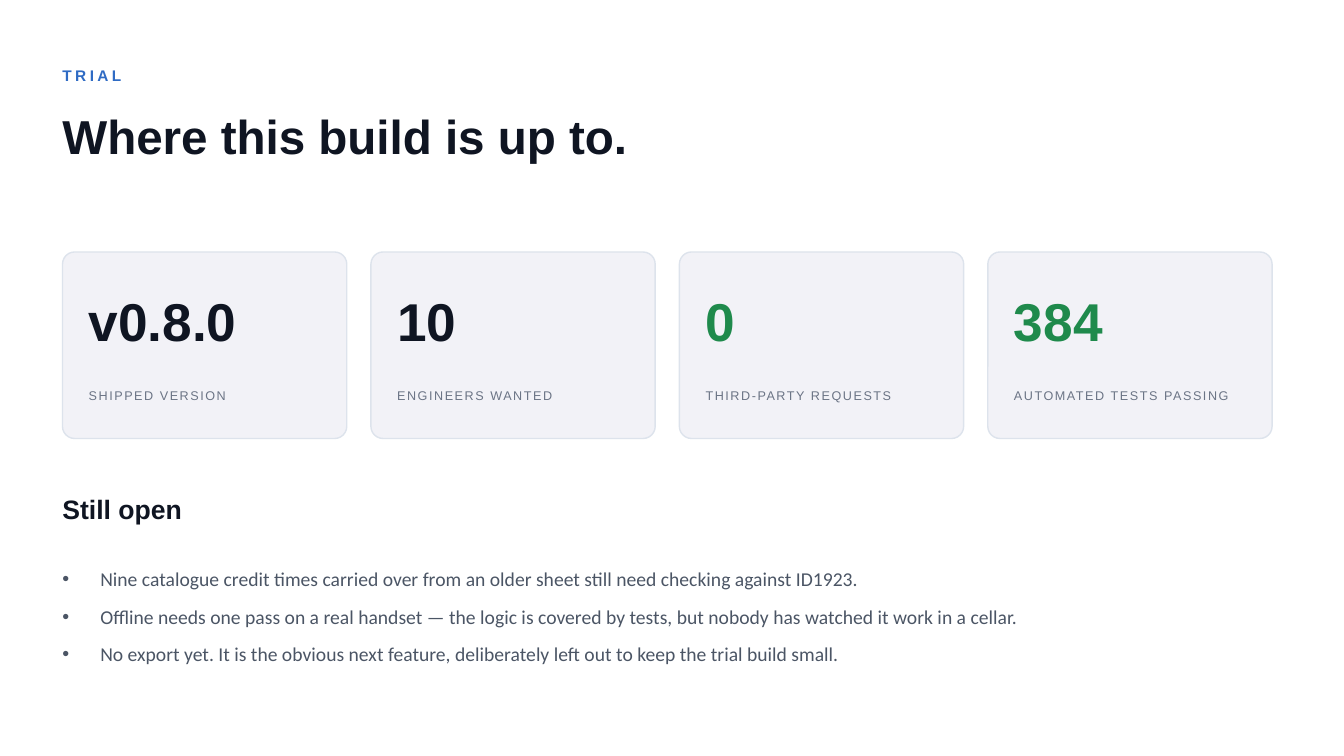
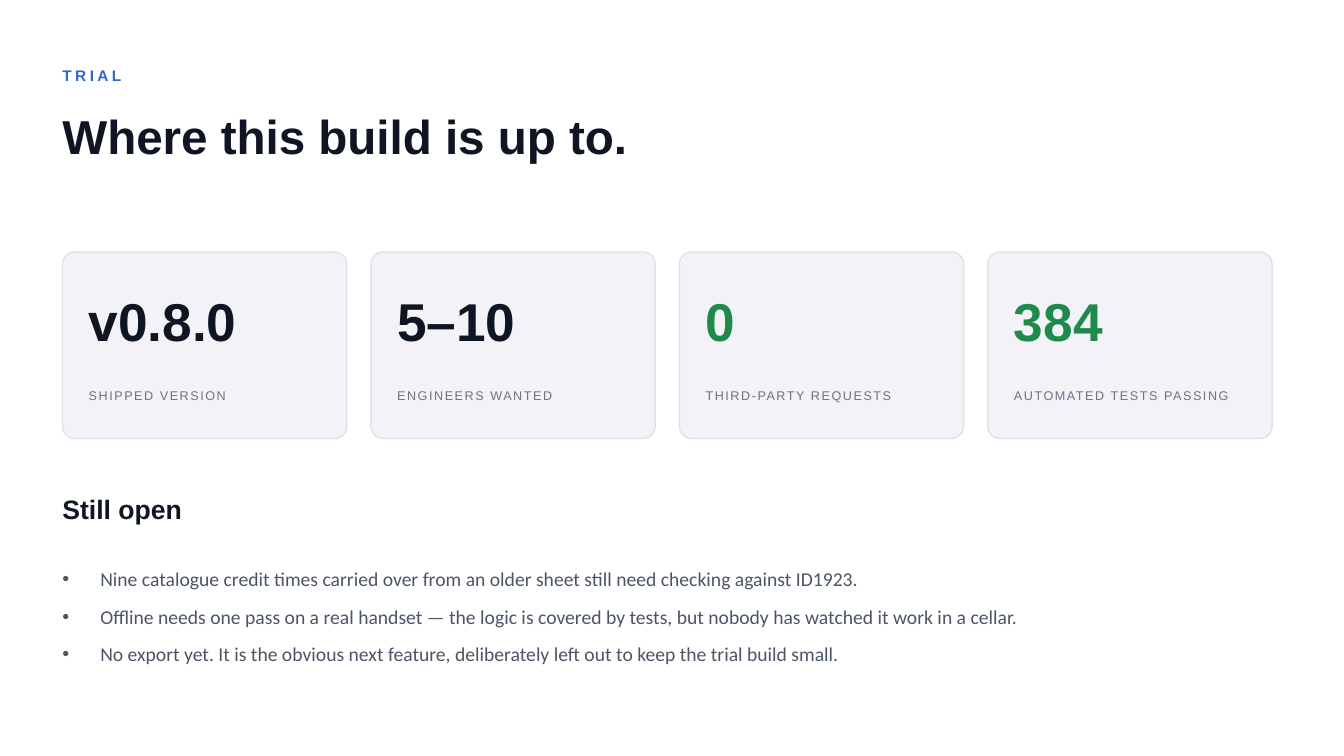
Before and after one commit to belacorg/CTAPTracker, a slide deck: slide 10 of docs/presentation/CTAP-Tracker.pptx. Drawn at 1344x756 pixels with LibreOffice and Linux fonts; fonts in the diff are those of the drawing. Boxes give left, top, right and bottom in pixels: in the first picture for what was removed or moved away, otherwise in the second. Text is boxed around its words. In the diff, an @@ line names an element or a change of style, - is before the commit and + after.

```diff
--- a/docs/presentation/CTAP-Tracker.pptx
+++ b/docs/presentation/CTAP-Tracker.pptx
@@ text at <box>397,304,515,342</box>: text changed @@
-10
+5–10
```
